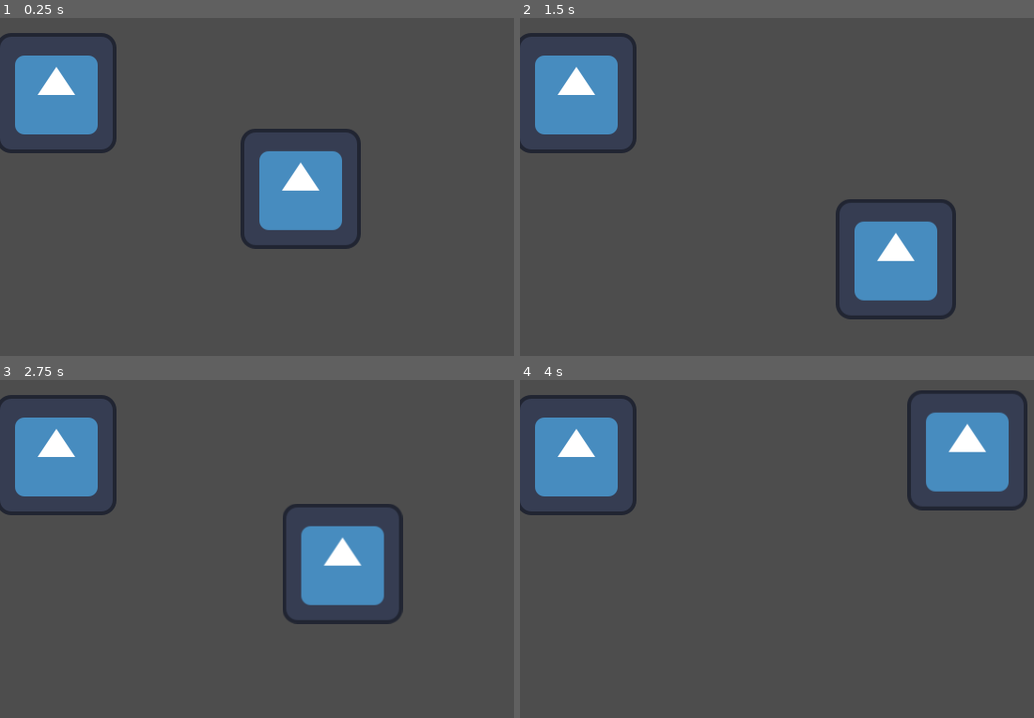
Above: before the commit, frames 1-4 (two rows, left to right).
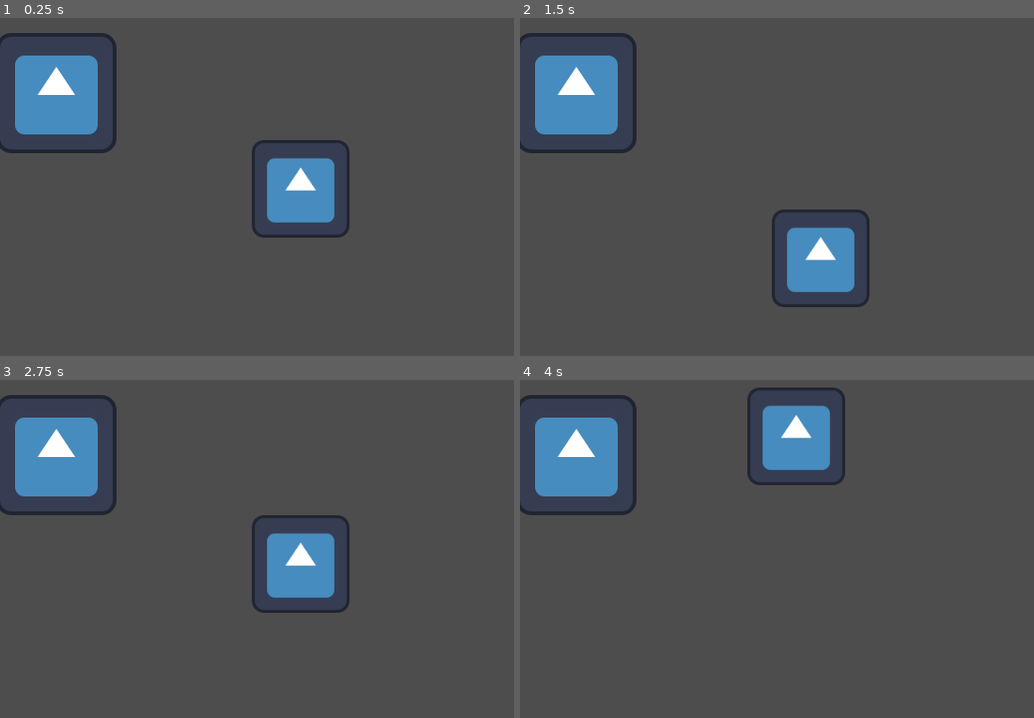
Above: after the commit, the same moments.

Repository: Snakatakka/Spindown
Game: Godot game, scene res://scenes/levels/test/test.tscn
Two runs of this game, one before a commit and one after it. Both use one fixed random seed, a clock stepped at 60 frames per second and the inputs below. The engine's default icon, where the game draws it, is replaced by a stand-in: a white triangle on a blue panel in a dark square.
Inputs:
- Up to frame 1 (0.25 s): no input
- Up to frame 2 (1.5 s): tap Enter at 0.5 s; hold D (Right) 0.53-1.28 s; tap Alt at 0.6 s; hold Down (ui_down) from 1.28 s (still down); tap Shift at 1.35 s
- Up to frame 3 (2.75 s): tap R (Reset) at 2 s; release Down (ui_down) at 2.03 s; hold D (Right) from 2.03 s (still down); tap Alt at 2.1 s
- Up to frame 4 (4 s): release D (Right) at 2.78 s; hold Up (ui_up) 2.78-3.53 s; tap Shift at 2.85 s; hold A (Left) from 3.53 s (still down); tap Alt at 3.6 s

The runs differ from the first frame. In frame 1, 3.0% of the frame differs, in the area x 46-71%, y 32-69%; in frame 2, 7.7%; in frame 3, 5.4%; in frame 4, 8.1%, in the area x 44-99%, y 2-39%.

Commit message:
improved gravity

Diff:
--- a/project.godot
+++ b/project.godot
@@ -14,6 +14,10 @@
 run/main_scene="uid://bhb0j2jh00gcu"
 config/features=PackedStringArray("4.5", "GL Compatibility")
 config/icon="res://icon.svg"
+
+[autoload]
+
+player="*res://scenes/player/logic/movement.gd"
 
 [debug]
 
--- a/scenes/finish/finish.gd
+++ b/scenes/finish/finish.gd
@@ -1,6 +1,9 @@
 extends Node2D
+
+# TODO: implement level select and make it so that this number isn't just one
+@export var levelCount: int = 1
 
 func onBodyEntered(body: Node2D) -> void:
 	if body.is_in_group("player"):
 		print("Player detected!")
-		get_tree().reload_current_scene()
+		get_tree().change_scene_to_file("res://scenes/levels/game/".path_join(str(levelCount + 1) + ".tscn"))
--- /dev/null
+++ b/scenes/levels/game/1.tscn
@@ -0,0 +1,3 @@
+[gd_scene format=3 uid="uid://c2ymwuqtngalq"]
+
+[node name="1" type="Node2D"]
--- /dev/null
+++ b/scenes/levels/game/2.tscn
@@ -0,0 +1,17 @@
+[gd_scene load_steps=2 format=3 uid="uid://cqha5g2kfog1u"]
+
+[sub_resource type="TileSet" id="TileSet_sf880"]
+
+[node name="2" type="Node2D"]
+
+[node name="level" type="TileMapLayer" parent="."]
+tile_set = SubResource("TileSet_sf880")
+
+[node name="Camera2D" type="Camera2D" parent="level"]
+anchor_mode = 0
+
+[node name="Label" type="Label" parent="level"]
+offset_right = 160.0
+offset_bottom = 100.0
+theme_override_font_sizes/font_size = 200
+text = "SEX"
--- a/scenes/player/logic/movement.gd
+++ b/scenes/player/logic/movement.gd
@@ -1,23 +1,23 @@
 extends RigidBody2D
 
-const speed: float = 200.0
+const speed: float = 2.0
+
+@export var gravityFlow: String = "Down"
 var gravity: Vector2 = Vector2(0, 6.4 * gravityMultiplier)
 var gravityMultiplier: float = 200.0
 var isOnFloor: bool = false
-
-
-
-# Called when the node enters the scene tree for the first time.
-func _ready() -> void:
-	pass # Replace with function body.
+var canFlipGravity: bool = true
+var gravityVertical: bool = false
+var gravityHorizontal: bool = false
 
 # Called every frame. 'delta' is the elapsed time since the previous frame.
 func _process(delta: float) -> void:
+	position.x = round(position.x/speed) * speed
+	position.y = round(position.y/speed) * speed
+
 	# apply gravity every frame
-	apply_central_force(gravity)
-
-	# if we're on the floor, the gravity is lessened in order to allow the player to actually be able to move
-	# if we're floating through the air, the gravity is increased so that you don't fall like a balloon
+	if !((Input.is_action_just_pressed("Left") or Input.is_action_just_pressed("Right")) and isOnFloor):
+		apply_central_force(gravity)
 
 	# softlock prevention
 	# also it makes debugging easier lol
@@ -25,38 +25,58 @@
 		get_tree().reload_current_scene()
 
 	# handle basic gravity flipping
-	if Input.is_action_just_pressed("ui_down"):
-		gravity = Vector2(0, 3.6 * gravityMultiplier)
-		isOnFloor = false
-		rotation = 0.0
-		print("Gravity Switched!")
-	elif Input.is_action_just_pressed("ui_up"):
-		gravity = Vector2(0, -3.6 * gravityMultiplier)
-		isOnFloor = false
-		rotation = 180.0
-		print("Gravity Switched!")
-	elif Input.is_action_just_pressed("ui_left"):
-		gravity = Vector2(-6.4 * gravityMultiplier, 0)
-		isOnFloor = false
-		rotation = 90.0
-		print("Gravity Switched!")
-	elif Input.is_action_just_pressed("ui_right"):
-		gravity = Vector2(6.4 * gravityMultiplier, 0)
-		isOnFloor = false
-		rotation = 270.0
-		print("Gravity Switched!")
+	if canFlipGravity:
+		if Input.is_action_just_pressed("ui_down"):
+			gravity = Vector2(0, 3.6 * gravityMultiplier)
+			isOnFloor = false
+			canFlipGravity = false
+			print("Gravity Switched!")
+		elif Input.is_action_just_pressed("ui_up"):
+			gravity = Vector2(0, -3.6 * gravityMultiplier)
+			isOnFloor = false
+			canFlipGravity = false
+			print("Gravity Switched!")
+		elif Input.is_action_just_pressed("ui_left"):
+			gravity = Vector2(-6.4 * gravityMultiplier, 0)
+			isOnFloor = false
+			canFlipGravity = false
+			print("Gravity Switched!")
+		elif Input.is_action_just_pressed("ui_right"):
+			gravity = Vector2(6.4 * gravityMultiplier, 0)
+			isOnFloor = false
+			canFlipGravity = false
+			print("Gravity Switched!")
 
 	# handle movement
-	var direction := Input.get_axis("Left", "Right")
-	if !isOnFloor:
-		if direction:
-			apply_central_force(Vector2(direction * speed, 0))
-			print(direction)
+	if Input.is_action_pressed("Left") and isOnFloor:
+		match gravityFlow:
+			"Down":
+				global_position.x -= speed
+			"Up":
+				global_position.x += speed
+			"Left":
+				global_position.y += speed
+			"Right":
+				global_position.y -= speed
+
+	if Input.is_action_pressed("Right") and isOnFloor:
+		match gravityFlow:
+			"Down":
+				global_position.x += speed
+			"Up":
+				global_position.x -= speed
+			"Left":
+				global_position.y -= speed
+			"Right":
+				global_position.y += speed
 
 # detects whether or not we're on the floor
 func onBodyEntered(body: Node) -> void:
 	if body.is_in_group("floor"):
 		isOnFloor = true
+		canFlipGravity = true
+		gravityVertical = false
+		gravityHorizontal = false
 		print("On the floor!")
 
 func onBodyExited(body: Node) -> void:
--- a/scenes/player/playerCharacter.tscn
+++ b/scenes/player/playerCharacter.tscn
@@ -14,13 +14,14 @@
 }]
 
 [sub_resource type="RectangleShape2D" id="RectangleShape2D_f7dp0"]
-size = Vector2(130, 130)
+size = Vector2(100, 100)
 
 [node name="playerCharacter" type="RigidBody2D" groups=["player"]]
 contact_monitor = true
 max_contacts_reported = 1
 
 [node name="AnimatedSprite2D" type="AnimatedSprite2D" parent="." groups=["player"]]
+scale = Vector2(0.8125, 0.8125)
 sprite_frames = SubResource("SpriteFrames_nmvue")
 
 [node name="CollisionShape2D" type="CollisionShape2D" parent="." groups=["player"]]
